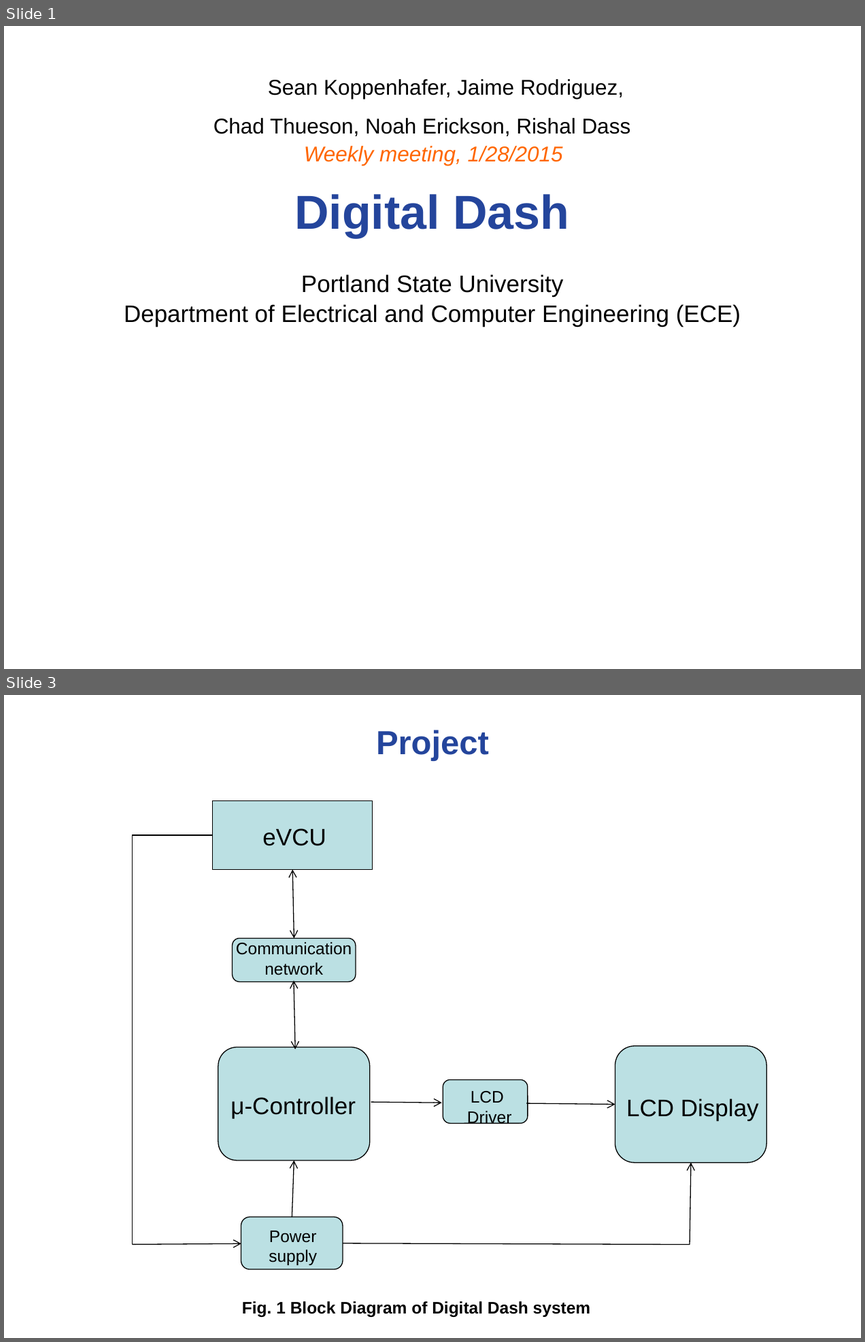
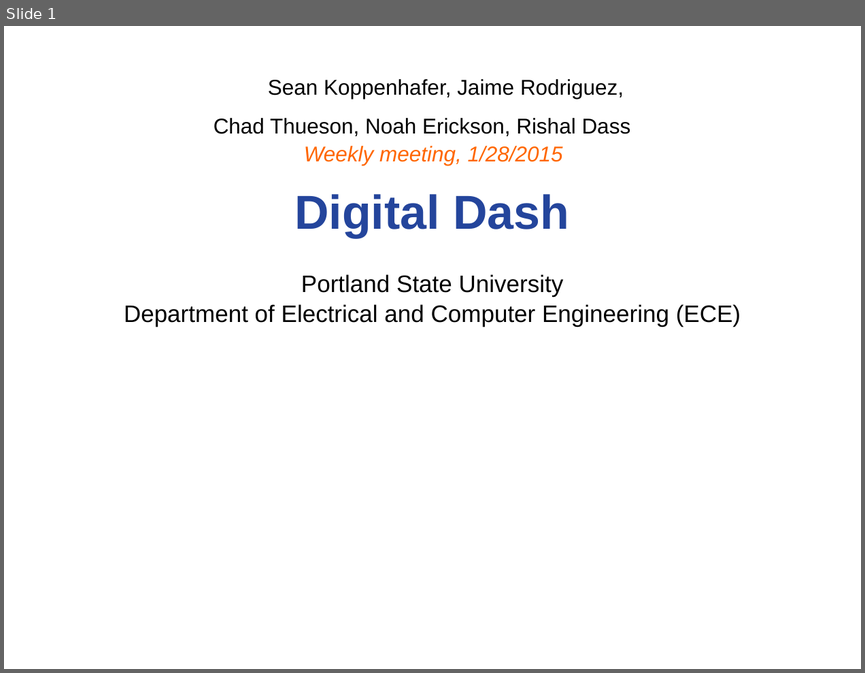
Before and after one commit to noahterickson/DigitalDash, a slide deck: Meetings/capstone_meeting_1-28-15.ppt. Shown one above the other, each under a label of ours: slides 1 and 3 before the commit, slide 1 after it; the slides between them are not shown. The pictures are 865x1342 and 865x673 pixels, drawn with LibreOffice and Linux fonts; fonts in the diff are those of the drawing; background and template pictures are left out. Boxes give left, top, right and bottom in pixels: in the first picture for what was removed or moved away, otherwise in the second. Text is boxed around its words. In the diff, an @@ line names an element or a change of style, - is before the commit and + after.

Commit message:
Meeting 3 & Project Proposal

```diff
--- a/Meetings/capstone_meeting_1-28-15.ppt
+++ b/Meetings/capstone_meeting_1-28-15.ppt
@@ slide 3 removed at <box>4,695,861,1338</box>, background #FFFFFF @@
@@ title removed at <box>376,730,489,761</box> @@
-Project
@@ group removed at <box>132,801,766,1317</box>: 7 texts, 5 rounded rectangles, 5 arrows, 2 double arrows, 1 rectangle, 1 elbow line, 1 line @@
-μ-Controller
-Communication
-network
-LCD
-Driver
-LCD Display
-Power
-supply
-eVCU
-Fig. 1 Block Diagram of Digital Dash system
```
Also in this commit, not shown: 2 slides changed, 5 slides added, 7 other slides removed, 4 other files.
